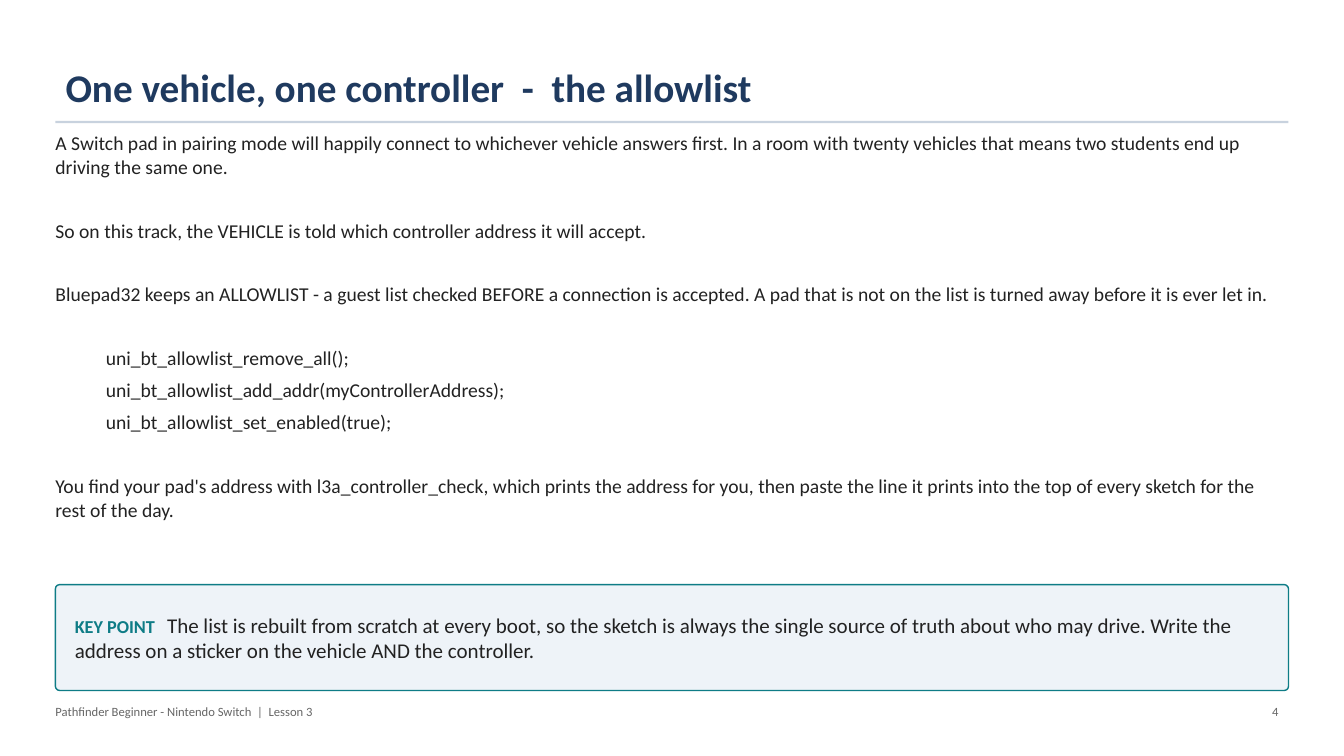
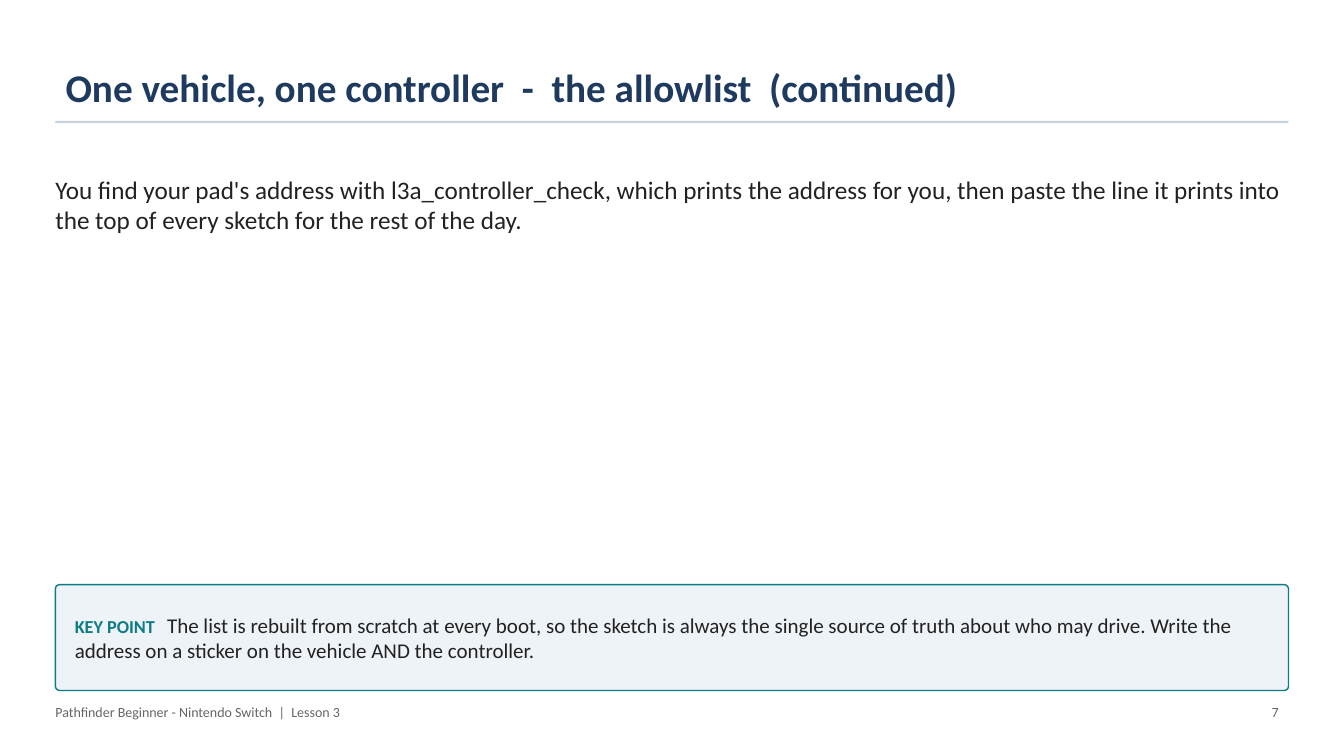
Before and after one commit to PorpoiseRobotics/porpoise-robotics, a slide deck: slide 8 of ground-vehicle/docs/courses/beginner-switch/l3_controller_programming.pptx (slide 5 before the commit). Drawn at 1344x756 pixels with LibreOffice and Linux fonts; fonts in the diff are those of the drawing. Boxes give left, top, right and bottom in pixels: in the first picture for what was removed or moved away, otherwise in the second. Text is boxed around its words. In the diff, an @@ line names an element or a change of style, - is before the commit and + after.

```diff
--- a/ground-vehicle/docs/courses/beginner-switch/l3_controller_programming.pptx
+++ b/ground-vehicle/docs/courses/beginner-switch/l3_controller_programming.pptx
@@ title at [66,73,957,108]: text changed @@
-One vehicle, one controller - the allowlist
+One vehicle, one controller - the allowlist (continued)
@@ text at [55,136,1267,432]: paragraphs removed @@
-A Switch pad in pairing mode will happily connect to whichever vehicle answers first. In a room with twenty vehicles that means two students end up driving the same one.
-So on this track, the VEHICLE is told which controller address it will accept.
-Bluepad32 keeps an ALLOWLIST - a guest list checked BEFORE a connection is accepted. A pad that is not on the list is turned away before it is ever let in.
-  uni_bt_allowlist_remove_all();
-  uni_bt_allowlist_add_addr(myControllerAddress);
-  uni_bt_allowlist_set_enabled(true);
@@ text "You find your pad's address ..." at [55,181,1279,233]: size 14 to 18 pt; more space between paragraphs @@
@@ text "Pathfinder Beginner - Nintendo Switch ..." at [55,707,340,720]: size 9 to 10 pt @@
@@ text at [1272,708,1279,717]: text changed; size 9 to 10 pt @@
-4
+7
```
Also in this commit, not shown: 19 other slides changed, 11 slides added, 17 other files.
